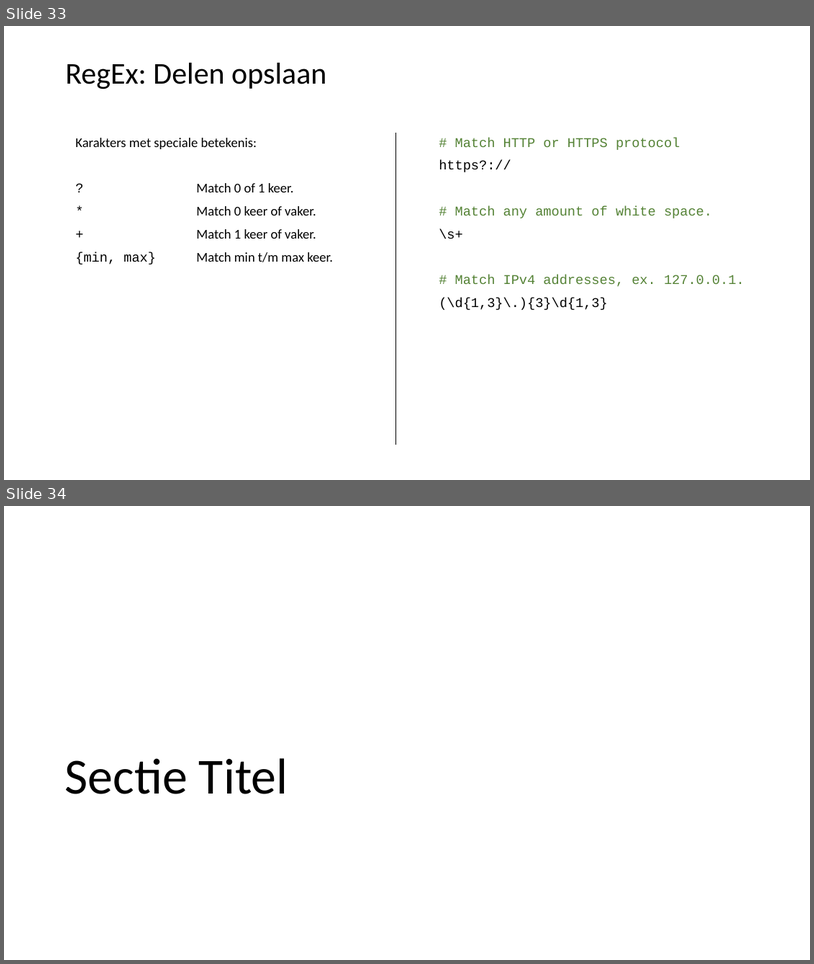
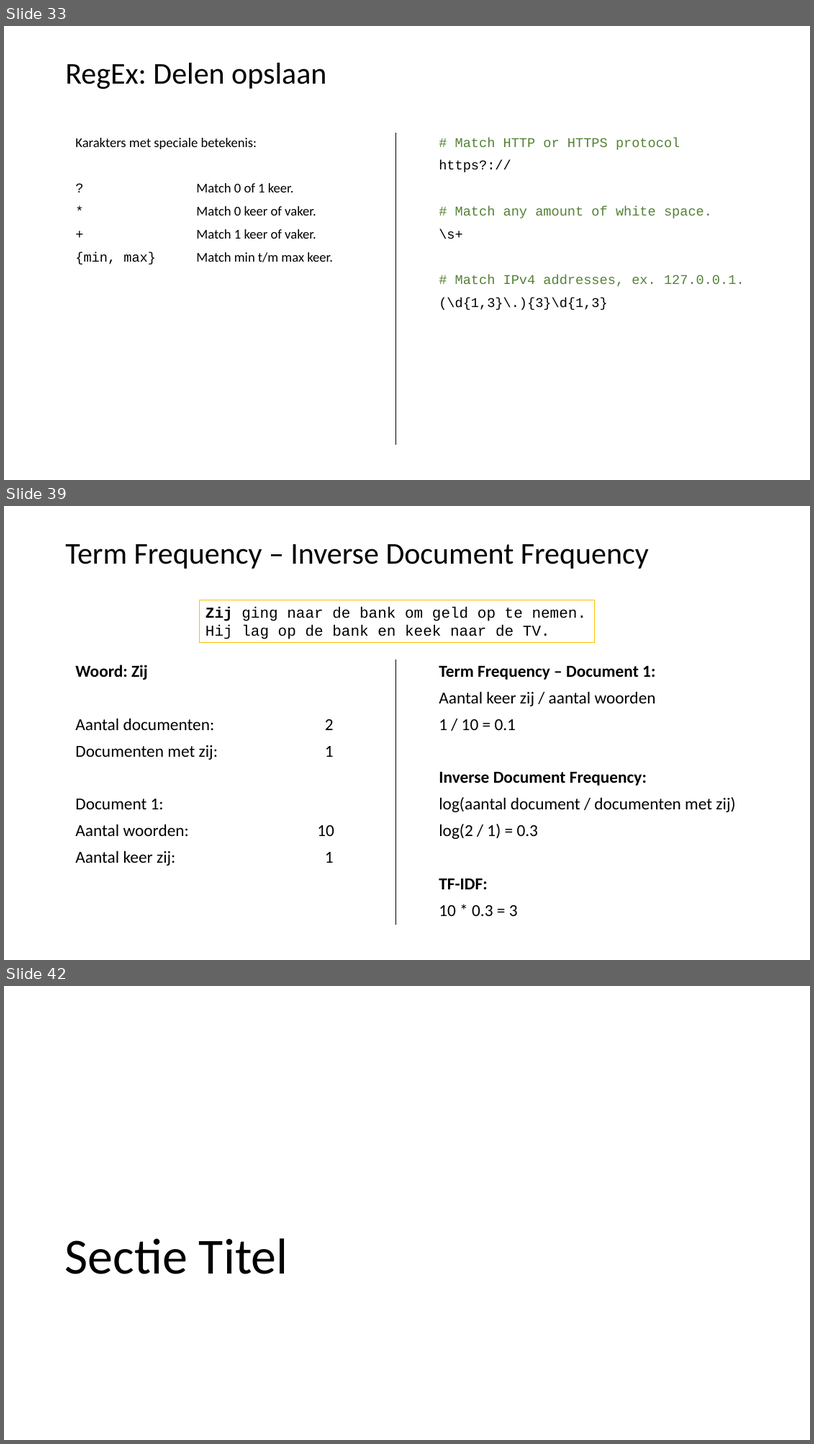
Before and after one commit to LFKoning/knowledge-sharing, a slide deck: python_trainees/5_nlp/python_traineeship_5.pptx. Shown one above the other, each under a label of ours: slides 33 and 34 before the commit, slides 33, 39 and 42 after it; the slides between them are not shown. The pictures are 814x964 and 814x1444 pixels, drawn with LibreOffice and Linux fonts; fonts in the diff are those of the drawing. Boxes give left, top, right and bottom in pixels: in the first picture for what was removed or moved away, otherwise in the second. Text is boxed around its words. In the diff, an @@ line names an element or a change of style, - is before the commit and + after.

```diff
--- a/python_trainees/5_nlp/python_traineeship_5.pptx
+++ b/python_trainees/5_nlp/python_traineeship_5.pptx
@@ slide 39 added at (4,506,810,960), background #FFFFFF @@
@@ title added at (65,544,649,569), 36 pt, text #000000 @@
+Term Frequency – Inverse Document Frequency
@@ rectangle added at (199,600,594,643), fill #FFFFFF, outline #FFC000 1 pt, 18 pt, text #000000 @@
+Zij ging naar de bank om geld op te nemen.
+Hij lag op de bank en keek naar de TV.
@@ text added at (75,664,334,865), 20 pt, text #000000 @@
+Woord: Zij
+Aantal documenten: 2
+Documenten met zij: 1
+Document 1:
+Aantal woorden: 10
+Aantal keer zij: 1
@@ line added from (396, 659) to (396, 924), #000000 1 pt @@
@@ text added at (439,666,736,916), 20 pt, text #000000 @@
+Term Frequency – Document 1:
+Aantal keer zij / aantal woorden
+1 / 10 = 0.1
+Inverse Document Frequency:
+log(aantal document / documenten met zij)
+log(2 / 1) = 0.3
+TF-IDF:
+10 * 0.3 = 3
@@ what was slide 34 is now slide 42 @@
```
Also in this commit, not shown: 1 slide changed, 7 other slides added.
